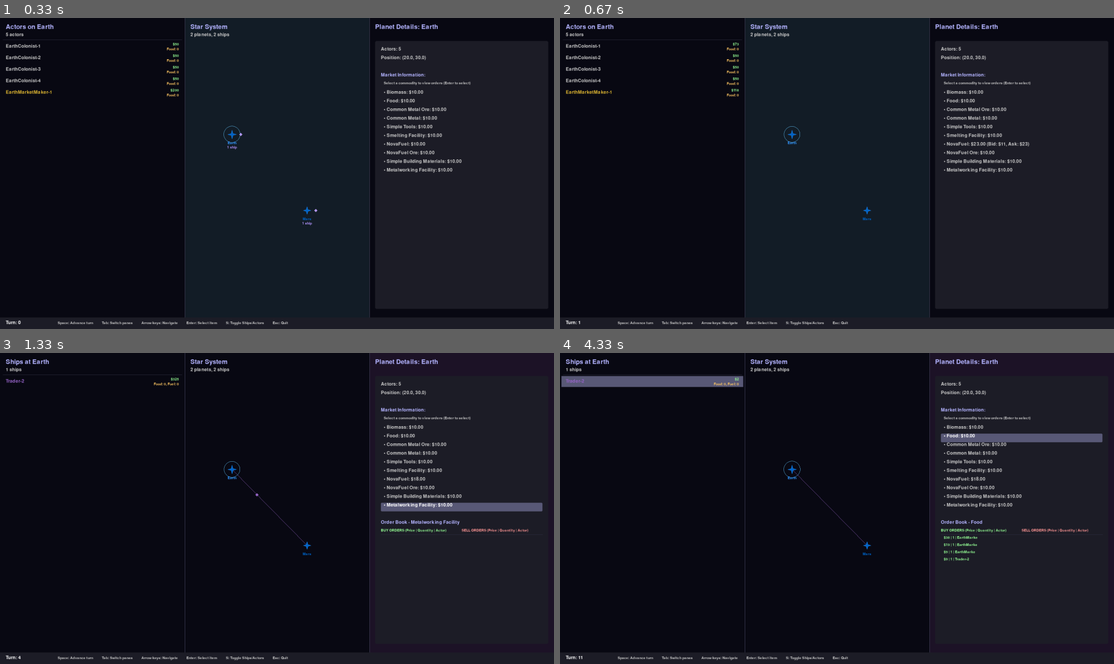
Above: before the commit, frames 1-4 (two rows, left to right).
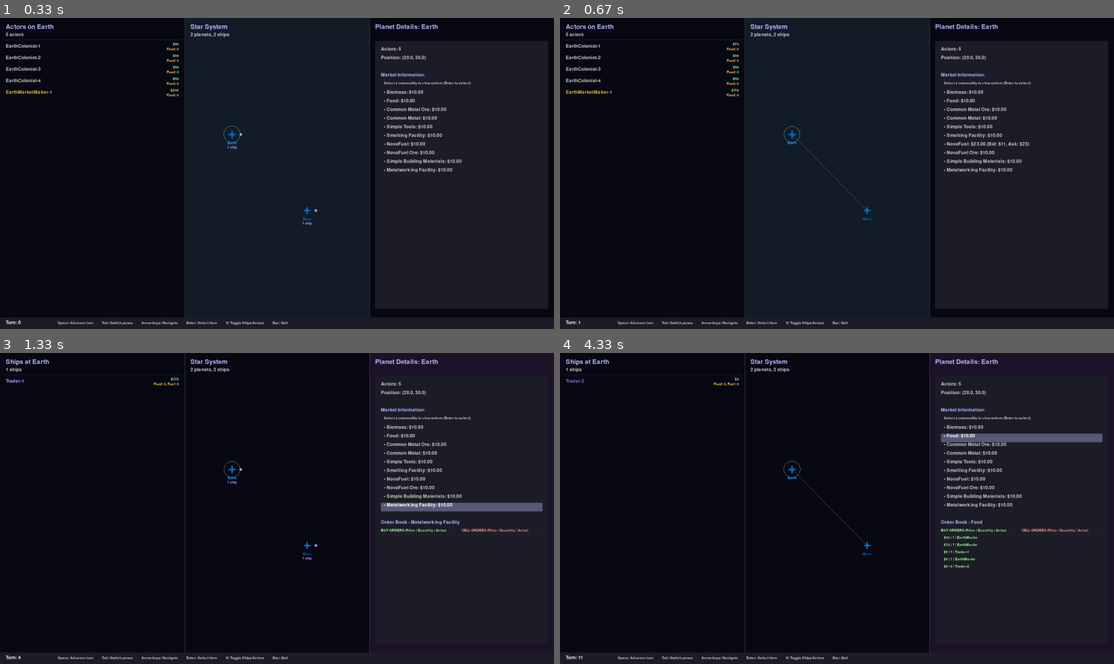
Above: after the commit, the same moments.

Repository: tcgarvin/spacesim2
Game: pygame game, started from spacesim2/__main__.py
The game is run twice, just before and just after one commit, with the same random seed, the same clock (stepped at 60 frames per second) and the same inputs.
Inputs (mouse positions are in pixels of both pictures, inside the frame that each line leads up to):
- Up to frame 1 (0.33 s): no input
- Up to frame 2 (0.67 s): tap Space at 0.33 s
- Up to frame 3 (1.33 s): hold Right 0.67-1.13 s; tap Space at 0.73, 1.03, 1.23 s; tap S at 0.82 s; hold Up from 1.17 s (still down)
- Up to frame 4 (4.33 s): release Up at 1.47 s; click (576, 380) at 1.55 s, where only the run after the commit has a clickable "Trader-1"; hold Right 1.83-2.3 s; tap Space at 1.9, 2.2, 2.73, 3.03, 3.3, 3.63, 3.93 s; tap S at 1.98, 3.38 s; click "EarthColonist-1" at 2.38 s; hold Left 2.67-3.2 s; hold Down 3.23-3.53 s; hold Left 3.57-3.97 s; click "Market Information:" at 4.05 s

Frame 1 is identical in both runs. In frame 2, less than 0.1% of the frame differs, in the area x 42-56%, y 37-62%; in frame 3, 0.1%; in frame 4, 1.3%, in the area x 0-76%, y 7-70%.

Commit message:
Implement skill-based process system
- Added skills that influence process success and efficiency
- Processes can now have relevant skills that affect outcome
- Actor skills improve with successful process execution
- Actors now have specializations and varying skill levels
- Skill ratings affect both success probability and multiplier chance
- Added test script to verify skill system implementation

🤖 Generated with [Claude Code](https://claude.ai/code)

Co-Authored-By: Claude <noreply@anthropic.com>

Diff:
--- a/data/processes.yaml
+++ b/data/processes.yaml
@@ -2,10 +2,12 @@
   name: Gather Biomass
   inputs: {}
   outputs:
-    biomass: 1
+    biomass: 4
   tools_required: []
   facilities_required: []
   labor: 1
+  relevant_skills:
+    - agriculture
   description: Collects biomass from the natural environment.
 
 - id: gather_building_materials
@@ -16,17 +18,22 @@
   tools_required: []
   facilities_required: []
   labor: 1
+  relevant_skills:
+    - simple_manufacturing
   description: Collects simple building materials from the natural environment.
 
 - id: make_food
   name: Make Food
   inputs:
-    biomass: 2
+    biomass: 4
   outputs:
-    food: 1
+    food: 2
   tools_required: []
   facilities_required: []
   labor: 1
+  relevant_skills:
+    - culinary
+    - agriculture
   description: Converts biomass into edible food using simple techniques.
 
 - id: mine_nova_fuel_ore
@@ -37,6 +44,8 @@
   tools_required: []
   facilities_required: []
   labor: 1
+  relevant_skills:
+    - mining
   description: Extracts various ores from the planetary crust.
 
 - id: mine_common_metal_ore
@@ -47,6 +56,8 @@
   tools_required: []
   facilities_required: []
   labor: 1
+  relevant_skills:
+    - mining
   description: Extracts various ores from the planetary crust.
 
 - id: refine_common_metal
@@ -59,6 +70,8 @@
   facilities_required:
     - smelting_facility
   labor: 2
+  relevant_skills:
+    - refining
   description: Smelts common metal ore into usable metal.
 
 - id: refine_nova_fuel
@@ -72,6 +85,10 @@
   facilities_required:
     - smelting_facility
   labor: 1
+  relevant_skills:
+    - chemistry
+    - aerospace
+    - refining
   description: Refines NovaFuel Ore into volatile high-energy fuel.
 
 - id: make_simple_tools
@@ -83,6 +100,8 @@
   tools_required: []
   facilities_required: []
   labor: 1
+  relevant_skills:
+    - simple_manufacturing
   description: Forges simple tools from refined metal using metalworking equipment.
 
 - id: build_smelting_facility
@@ -94,6 +113,9 @@
   tools_required: []
   facilities_required: []
   labor: 5
+  relevant_skills:
+    - advanced_manufacturing
+    - simple_manufacturing
   description: Constructs a stationary smelting facility for refining ores.
 
 - id: build_metalworking_facility
@@ -105,4 +127,7 @@
   tools_required: []
   facilities_required: []
   labor: 5
+  relevant_skills:
+    - advanced_manufacturing
+    - simple_manufacturing
   description: Constructs a static metalworking facility for fabricating tools and shaping metals.
--- /dev/null
+++ b/data/skills.yaml
@@ -0,0 +1,31 @@
+- id: mining
+  name: Mining
+  description: Extracting ores and minerals
+
+- id: refining
+  name: Refining
+  description: Smelting metals, refining fuels
+
+- id: simple_manufacturing
+  name: Simple Manufacturing
+  description: Making simple tools, building materials
+
+- id: advanced_manufacturing
+  name: Advanced Manufacturing
+  description: Complex facilities, high-tech tools
+
+- id: agriculture
+  name: Agriculture
+  description: Growing biomass, making food
+
+- id: culinary
+  name: Culinary
+  description: Preparing specialized food and consumables
+
+- id: aerospace
+  name: Aerospace
+  description: Fuel refinement, starship maintenance, building spacecraft
+
+- id: chemistry
+  name: Chemistry
+  description: Processing chemicals, pharmaceuticals, advanced fuels
--- a/spacesim2/core/actor.py
+++ b/spacesim2/core/actor.py
@@ -1,13 +1,16 @@
 import random
 from typing import Optional, Dict, List, Union, Tuple, Any, TYPE_CHECKING
 import enum
+import random
 
 from spacesim2.core.planet import Planet
 from spacesim2.core.commodity import Inventory, CommodityDefinition
+from spacesim2.core.skill import SkillCheck
 
 if TYPE_CHECKING:
     from spacesim2.core.simulation import Simulation
     from spacesim2.core.process import ProcessDefinition
+    from spacesim2.core.skill import Skill
 
 
 class ActorType(enum.Enum):
@@ -64,16 +67,56 @@
             if not self.actor.inventory.has_quantity(facility, 1):
                 return False
 
-        # Consume inputs
+        # Perform skill check if process has relevant skills
+        success = True
+        multiplier = 1
+
+        if process.relevant_skills:
+            # Get skill ratings for all relevant skills
+            skill_ratings = []
+            for skill_id in process.relevant_skills:
+                skill_rating = self.actor.get_skill_rating(skill_id)
+                skill_ratings.append(skill_rating)
+
+            # Calculate combined skill rating
+            combined_rating = SkillCheck.get_combined_skill_rating(skill_ratings)
+
+            # Perform success check
+            success = SkillCheck.success_check(combined_rating)
+
+            # If successful, check for multiplier
+            if success and SkillCheck.multiplier_check(combined_rating):
+                multiplier = 2  # Apply ×2 multiplier
+
+        # If the process failed the skill check, consume inputs but don't produce outputs
+        if not success:
+            # Consume inputs
+            for commodity, quantity in process.inputs.items():
+                self.actor.inventory.remove_commodity(commodity, quantity)
+
+            # Record failure
+            self.actor.last_action = f"Failed process: {process.name}"
+            return False
+
+        # Process successful, apply multiplier
+        # Consume inputs (multiplied if multiplier > 1)
         for commodity, quantity in process.inputs.items():
-            self.actor.inventory.remove_commodity(commodity, quantity)
-
-        # Add outputs
+            self.actor.inventory.remove_commodity(commodity, quantity * multiplier)
+
+        # Add outputs (multiplied if multiplier > 1)
         for commodity, quantity in process.outputs.items():
-            self.actor.inventory.add_commodity(commodity, quantity)
+            self.actor.inventory.add_commodity(commodity, quantity * multiplier)
+
+        # Improve skills used in the process
+        if process.relevant_skills:
+            # Small skill improvement (0.01-0.03) for successful process execution
+            skill_improvement = 0.01 + (0.02 * (multiplier - 1))  # More improvement with multiplier
+            for skill_id in process.relevant_skills:
+                self.actor.improve_skill(skill_id, skill_improvement)
 
         # Record action
-        self.actor.last_action = f"Executed process: {process.name}"
+        multiplier_text = f" (×{multiplier})" if multiplier > 1 else ""
+        self.actor.last_action = f"Executed process: {process.name}{multiplier_text}"
         return True
 
 
@@ -479,7 +522,8 @@
         planet: Optional[Planet] = None,
         actor_type: ActorType = ActorType.REGULAR,
         production_efficiency: float = 1.0,
-        initial_money: int = 50
+        initial_money: int = 50,
+        initial_skills: Optional[Dict[str, float]] = None
     ) -> None:
         self.name = name
         self.money = initial_money
@@ -495,12 +539,50 @@
         self.last_market_action = "None"  # Track the last market action
         self.sim: Optional['Simulation'] = None  # Reference to the simulation
 
+        # Initialize skills
+        self.skills: Dict[str, float] = {}
+
+        # Apply any initial skills provided
+        if initial_skills:
+            for skill_id, rating in initial_skills.items():
+                self.skills[skill_id] = rating
+
         # Give actor a brain based on type
         if actor_type == ActorType.MARKET_MAKER:
             self.money = 200  # Market makers start with more capital (integer)
             self.brain = MarketMakerBrain(self)
         else:
             self.brain = ColonistBrain(self)
+
+    def get_skill_rating(self, skill_id: str) -> float:
+        """Get the actor's rating for a specific skill.
+
+        Args:
+            skill_id: The ID of the skill to check
+
+        Returns:
+            The actor's rating for the skill, defaulting to 0.5 if not found
+        """
+        return self.skills.get(skill_id, 0.5)
+
+    def set_skill_rating(self, skill_id: str, rating: float) -> None:
+        """Set the actor's rating for a specific skill.
+
+        Args:
+            skill_id: The ID of the skill to set
+            rating: The new rating for the skill
+        """
+        self.skills[skill_id] = max(0.5, min(3.0, rating))  # Clamp between 0.5 and 3.0
+
+    def improve_skill(self, skill_id: str, amount: float) -> None:
+        """Improve the actor's rating for a specific skill.
+
+        Args:
+            skill_id: The ID of the skill to improve
+            amount: The amount to increase the skill rating by
+        """
+        current_rating = self.get_skill_rating(skill_id)
+        self.set_skill_rating(skill_id, current_rating + amount)
 
     def take_turn(self) -> None:
         """Perform actions for this turn.
--- a/spacesim2/core/process.py
+++ b/spacesim2/core/process.py
@@ -1,5 +1,5 @@
-from dataclasses import dataclass
-from typing import Dict, List, Optional
+from dataclasses import dataclass, field
+from typing import Dict, List, Optional, Set
 
 import yaml
 
@@ -17,6 +17,8 @@
     facilities_required: List[CommodityDefinition]  # List of CommodityDefinition for facilities
     labor: int
     description: str
+    # Skills that are relevant to this process
+    relevant_skills: List[str] = field(default_factory=list)
 
     def __str__(self) -> str:
         return self.name
@@ -73,6 +75,9 @@
                         # Skip unknown facilities
                         print(f"Warning: Skipping unknown commodity ID '{commodity_id}' in process facilities required")
 
+                # Get relevant skills with default empty list if not present
+                relevant_skills = process_data.get('relevant_skills', [])
+
                 process_def = ProcessDefinition(
                     id=process_data['id'],
                     name=process_data['name'],
@@ -81,7 +86,8 @@
                     tools_required=tools_required,
                     facilities_required=facilities_required,
                     labor=process_data['labor'],
-                    description=process_data['description']
+                    description=process_data['description'],
+                    relevant_skills=relevant_skills
                 )
                 self._processes[process_def.id] = process_def
         except Exception as e:
--- a/spacesim2/core/simulation.py
+++ b/spacesim2/core/simulation.py
@@ -8,6 +8,7 @@
 from spacesim2.core.market import Market
 from spacesim2.core.planet import Planet
 from spacesim2.core.ship import Ship, ShipStatus
+from spacesim2.core.skill import SkillsRegistry
 
 
 class Simulation:
@@ -36,6 +37,11 @@
         processes_path = os.path.join(data_dir, 'processes.yaml')
         if os.path.exists(processes_path):
             self.process_registry.load_from_file(processes_path)
+
+        self.skills_registry = SkillsRegistry()
+        skills_path = os.path.join(data_dir, 'skills.yaml')
+        if os.path.exists(skills_path):
+            self.skills_registry.load_from_file(skills_path)
 
         # Set this instance as the global instance
         Simulation.instance = self
@@ -102,28 +108,50 @@
             num_market_makers: Number of market makers to create
             actor_name_prefix: Prefix for actor names
         """
-        # Create regular actors with varying production efficiencies
+        # Create regular actors with varying production efficiencies and skills
         for i in range(1, num_regular_actors + 1):
             # Random production efficiency between 0.7 and 1.3
             efficiency = random.uniform(0.7, 1.3)
+
+            # Generate random initial skills
+            initial_skills = {}
+
+            # Pick 1-3 skills to specialize in (skills above 1.0)
+            num_specialties = random.randint(1, 3)
+            all_skills = list(self.skills_registry._skills.keys())
+            specialty_skills = random.sample(all_skills, num_specialties)
+
+            # Give each actor random skill levels
+            for skill_id in all_skills:
+                if skill_id in specialty_skills:
+                    # Specialties get higher ratings (1.0 to 2.0)
+                    initial_skills[skill_id] = random.uniform(1.0, 2.0)
+                else:
+                    # Other skills get lower ratings (0.5 to 1.0)
+                    initial_skills[skill_id] = random.uniform(0.5, 1.0)
 
             actor = Actor(
                 name=f"{actor_name_prefix}Colonist-{i}",
                 planet=planet,
                 actor_type=ActorType.REGULAR,
                 production_efficiency=efficiency,
-                initial_money=50
+                initial_money=50,
+                initial_skills=initial_skills
             )
             self.actors.append(actor)
             planet.add_actor(actor)
 
-        # Create market makers
+        # Create market makers with balanced skills
         for i in range(1, num_market_makers + 1):
+            # Market makers get average skill levels
+            initial_skills = {skill_id: 1.0 for skill_id in self.skills_registry._skills.keys()}
+
             actor = Actor(
                 name=f"{actor_name_prefix}MarketMaker-{i}",
                 planet=planet,
                 actor_type=ActorType.MARKET_MAKER,
-                initial_money=200
+                initial_money=200,
+                initial_skills=initial_skills
             )
             self.actors.append(actor)
             planet.add_actor(actor)
@@ -434,12 +462,19 @@
                         facility_parts.append(f"Metalworking:{metalworking}")
                     facilities_str = f", Facilities:[{', '.join(facility_parts)}]"
 
+                # Get top skills to display (skills with rating > 1.0)
+                top_skills = []
+                for skill_id, rating in actor.skills.items():
+                    if rating > 1.0:
+                        top_skills.append(f"{skill_id.split('_')[0][:3]}:{rating:.1f}")
+                skills_str = f", Skills:[{', '.join(top_skills)}]" if top_skills else ""
+
                 # Show market maker status differently
                 if actor.actor_type == ActorType.MARKET_MAKER:
-                    print(f"  [MM] {actor.name}: ${actor.money}, Food:{food_qty}{food_status}, Bio:{biomass_qty}, Action:{action}{facilities_str}")
+                    print(f"  [MM] {actor.name}: ${actor.money}, Food:{food_qty}{food_status}, Bio:{biomass_qty}, Action:{action}{facilities_str}{skills_str}")
                 else:
                     print(f"  {actor.name}: ${actor.money}, Food:{food_qty}{food_status}, Bio:{biomass_qty}, " +
-                          f"Tools:{tools_qty}, Metal:{metals_qty}, MetalOre:{metal_ore_qty}, Fuel:{fuel_qty}, Action:{action}{facilities_str}")
+                          f"Tools:{tools_qty}, Metal:{metals_qty}, MetalOre:{metal_ore_qty}, Fuel:{fuel_qty}, Action:{action}{facilities_str}{skills_str}")
 
             # Print ship status for ships at this planet
             if planet.ships:
--- /dev/null
+++ b/spacesim2/core/skill.py
@@ -0,0 +1,132 @@
+from typing import Dict, List, Optional, Set
+import random
+import yaml
+
+
+class Skill:
+    """Represents a skill that actors can possess at different levels."""
+
+    def __init__(self, id: str, name: str, description: str):
+        """Initialize a skill definition.
+
+        Args:
+            id: Unique identifier for the skill
+            name: Human-readable name
+            description: Description of what the skill represents
+        """
+        self.id = id
+        self.name = name
+        self.description = description
+
+    def __str__(self) -> str:
+        return self.name
+
+
+class SkillsRegistry:
+    """Registry for skills in the simulation."""
+
+    def __init__(self):
+        """Initialize an empty skills registry."""
+        self._skills: Dict[str, Skill] = {}
+
+    def register_skill(self, skill: Skill) -> None:
+        """Register a skill in the registry.
+
+        Args:
+            skill: The skill to register
+        """
+        self._skills[skill.id] = skill
+
+    def get_skill(self, skill_id: str) -> Optional[Skill]:
+        """Get a skill by its ID.
+
+        Args:
+            skill_id: The ID of the skill to retrieve
+
+        Returns:
+            The skill if found, None otherwise
+        """
+        return self._skills.get(skill_id)
+
+    def all_skills(self) -> List[Skill]:
+        """Get all registered skills.
+
+        Returns:
+            List of all skills
+        """
+        return list(self._skills.values())
+
+    def load_from_file(self, filepath: str) -> None:
+        """Load skills from a YAML file.
+
+        Args:
+            filepath: Path to the YAML file
+        """
+        try:
+            with open(filepath, 'r') as f:
+                skills_data = yaml.safe_load(f)
+
+            for skill_data in skills_data:
+                skill = Skill(
+                    id=skill_data['id'],
+                    name=skill_data['name'],
+                    description=skill_data['description']
+                )
+                self.register_skill(skill)
+        except Exception as e:
+            print(f"Error loading skills from {filepath}: {e}")
+
+
+class SkillCheck:
+    """Utility class for performing skill checks."""
+
+    @staticmethod
+    def success_check(skill_rating: float) -> bool:
+        """Determine if a skill check succeeds.
+
+        Args:
+            skill_rating: The actor's skill rating
+
+        Returns:
+            True if the check succeeds, False otherwise
+        """
+        # Skill rating ≥ 1.0: 100% success
+        if skill_rating >= 1.0:
+            return True
+
+        # Skill rating < 1.0: Success probability proportional to rating
+        # (e.g., 0.8 rating → 80% success chance)
+        return random.random() < skill_rating
+
+    @staticmethod
+    def multiplier_check(skill_rating: float) -> bool:
+        """Determine if a skill check results in a multiplier.
+
+        Args:
+            skill_rating: The actor's skill rating
+
+        Returns:
+            True if a multiplier should be applied, False otherwise
+        """
+        # Skill rating <= 1.0: No multiplier
+        if skill_rating <= 1.0:
+            return False
+
+        # Multiplier chance = (Skill Rating - 1.0) × 50%
+        multiplier_chance = (skill_rating - 1.0) * 0.5
+        return random.random() < multiplier_chance
+
+    @staticmethod
+    def get_combined_skill_rating(skill_ratings: List[float]) -> float:
+        """Calculate the combined rating for multiple skills.
+
+        Args:
+            skill_ratings: List of individual skill ratings
+
+        Returns:
+            The average of all skill ratings
+        """
+        if not skill_ratings:
+            return 0.5  # Default to unskilled if no skills provided
+
+        return sum(skill_ratings) / len(skill_ratings)
--- /dev/null
+++ b/test_skills.py
@@ -0,0 +1,41 @@
+from spacesim2.core.simulation import Simulation
+from spacesim2.core.skill import SkillCheck
+
+def test_skill_system():
+    """Test the skill-based process execution system."""
+    # Initialize simulation
+    sim = Simulation()
+
+    # Set up simple simulation
+    sim.setup_simple(num_regular_actors=8, num_market_makers=1)
+
+    # Print actor skills
+    print("\n=== Actor Skills ===")
+    for actor in sim.actors:
+        print(f"Actor: {actor.name}")
+
+        # Print all skills
+        for skill_id, rating in actor.skills.items():
+            print(f"  - {skill_id}: {rating:.2f}")
+
+        # Calculate success and multiplier chances for a few example skills
+        mining_rating = actor.get_skill_rating('mining')
+        refining_rating = actor.get_skill_rating('refining')
+
+        # Calculate probabilities
+        mining_success = "100%" if mining_rating >= 1.0 else f"{mining_rating*100:.1f}%"
+        mining_multiplier = "0%" if mining_rating <= 1.0 else f"{(mining_rating-1.0)*50:.1f}%"
+
+        refining_success = "100%" if refining_rating >= 1.0 else f"{refining_rating*100:.1f}%"
+        refining_multiplier = "0%" if refining_rating <= 1.0 else f"{(refining_rating-1.0)*50:.1f}%"
+
+        print(f"  Mining: Success {mining_success}, Multiplier {mining_multiplier}")
+        print(f"  Refining: Success {refining_success}, Multiplier {refining_multiplier}")
+        print("")
+
+    # Run a few turns to see how skills affect process execution
+    for _ in range(5):
+        sim.run_turn()
+
+if __name__ == "__main__":
+    test_skill_system()
Not shown, added: docs/skills.md
